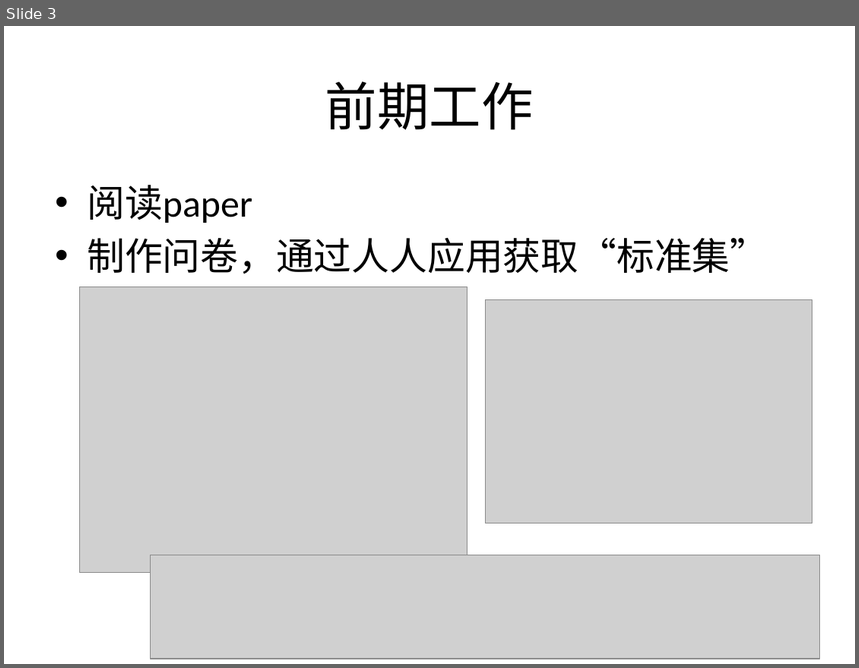
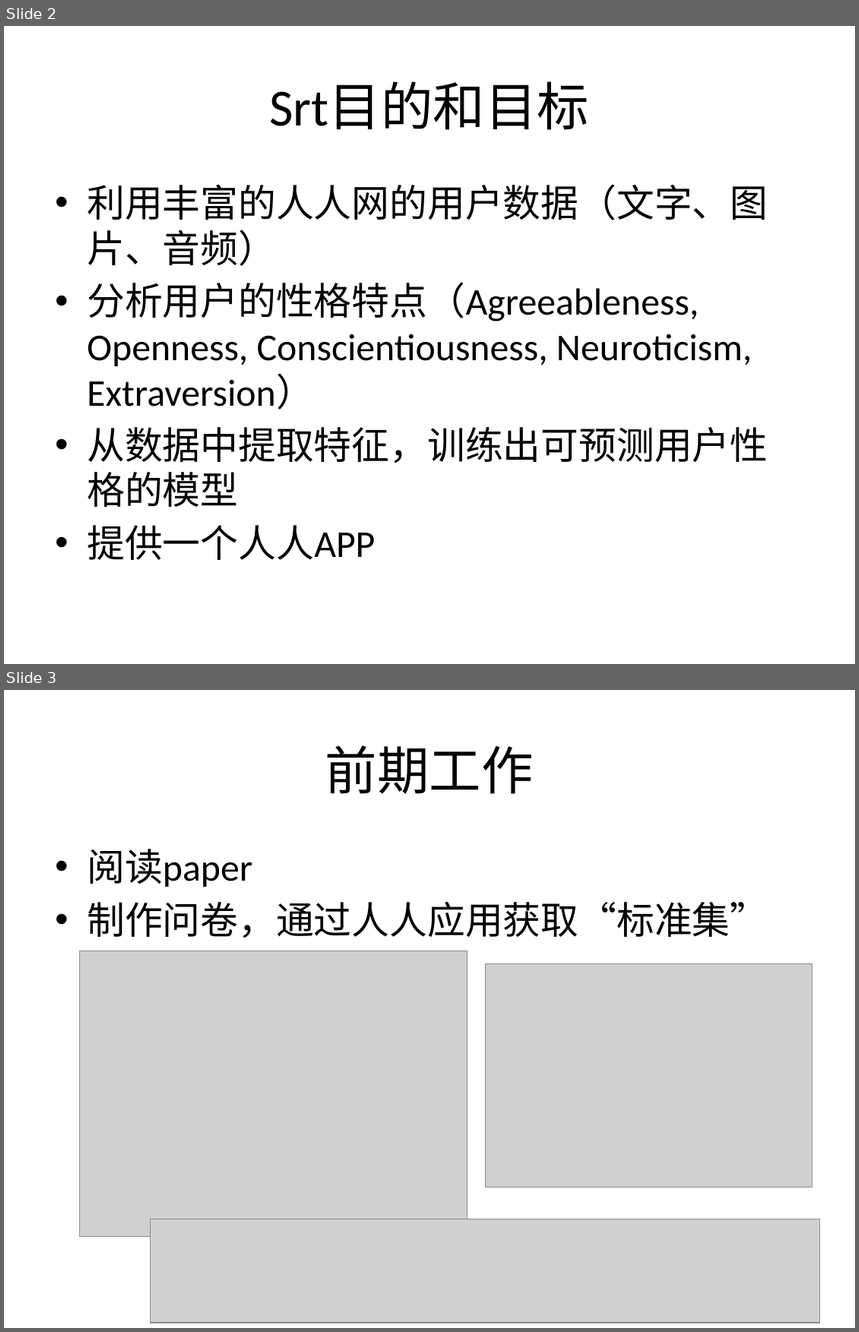
Before and after one commit to east-before-dawn/srt, a slide deck: slides.pptx. Shown one above the other, each under a label of ours: slide 3 before the commit, slides 2 and 3 after it. The pictures are 859x668 and 859x1332 pixels, drawn with LibreOffice and Linux fonts; fonts in the diff are those of the drawing; grey boxes stand for pictures. Boxes give left, top, right and bottom in pixels: in the first picture for what was removed or moved away, otherwise in the second. Text is boxed around its words. In the diff, an @@ line names an element or a change of style, - is before the commit and + after.

```diff
--- a/slides.pptx
+++ b/slides.pptx
@@ slide 2 added at bbox=[4, 26, 855, 664], background #FFFFFF @@
@@ title added at bbox=[270, 82, 589, 130], 44 pt, text #000000 @@
+Srt目的和目标
@@ text added at bbox=[87, 184, 768, 560], 32 pt, text #000000 @@
+• 利用丰富的人人网的用户数据（文字、图片、音频）
+• 分析用户的性格特点（Agreeableness, Openness, Conscientiousness, Neuroticism, Extraversion）
+• 从数据中提取特征，训练出可预测用户性格的模型
+• 提供一个人人APP
```
Also in this commit, not shown: 4 slides changed, 2 other slides added, 1 slide removed.
